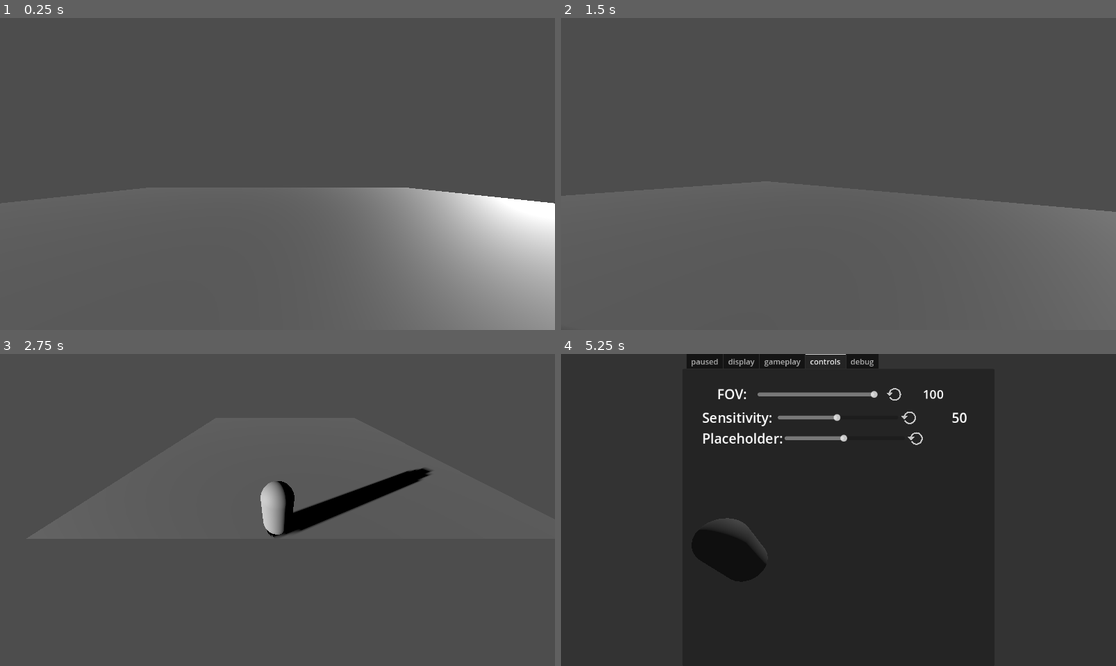
Above: before the commit, frames 1-4 (two rows, left to right).
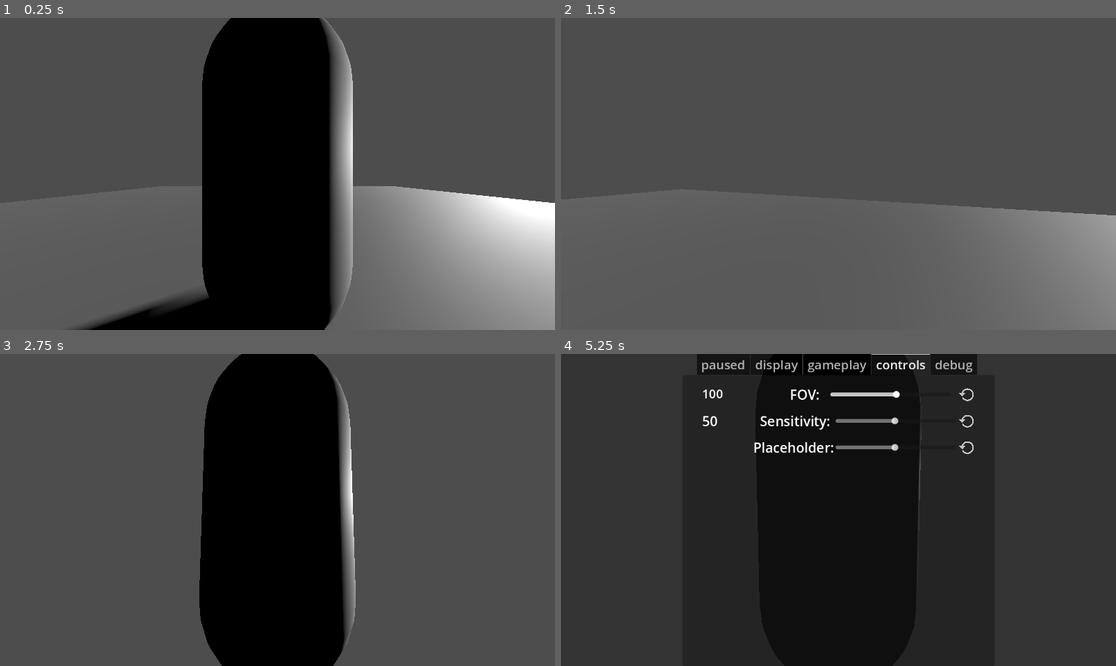
Above: after the commit, the same moments.

Repository: def-sa/delivery-game
Game: Godot game, scene res://scenes/level.tscn
Two runs of this game, one before a commit and one after it. Both use one fixed random seed, a clock stepped at 60 frames per second and the inputs below.
Inputs (mouse positions are in pixels of both pictures, inside the frame that each line leads up to):
- Up to frame 1 (0.25 s): no input
- Up to frame 2 (1.5 s): tap Enter (ui_accept) at 0.5, 0.77 s; move the mouse to (866, 174) at 0.52 s; hold Mouse wheel up (cam_zoom_in, bound only after the commit) 0.53-1.28 s; hold W (forward) from 0.53 s (still down); tap ` (perspective, bound only before the commit) at 0.6 s; move the mouse to (810, 174) at 1.27 s; tap Mouse wheel up (cam_zoom_in, bound only after the commit) at 1.35 s
- Up to frame 3 (2.75 s): keep holding W (forward); tap Enter (ui_accept) at 1.52 s; tap Mouse wheel down (cam_zoom_out, bound only after the commit) at 1.55 s; move the mouse to (288, 503) at 2.02 s; hold Mouse wheel down (cam_zoom_out, bound only after the commit) from 2.03 s (still down); tap ` (perspective, bound only before the commit) at 2.3 s
- Up to frame 4 (5.25 s): move the mouse to (832, 516) at 2.77 s; release Mouse wheel down (cam_zoom_out, bound only after the commit) at 2.78 s; tap ` (perspective, bound only before the commit) at 2.85 s; tap Enter (ui_accept) at 3.02, 3.77, 5 s; tap Mouse wheel up (cam_zoom_in, bound only after the commit) at 3.05 s; move the mouse to (877, 513) at 3.52 s; hold Mouse wheel up (cam_zoom_in, bound only after the commit) 3.53-4.25 s; tap Mouse wheel down (cam_zoom_out, bound only after the commit) at 3.8, 5.1 s; tap Escape (ui_cancel) at 4.15 s; release W (forward) at 4.25 s; click (894, 394) at 4.27 s; move the mouse to (672, 463) at 5.02 s; hold A (left) from 5.03 s (still down)

The runs differ from the first frame. In frame 1, 26% of the frame differs, in the area x 13-100%, y 0-100%; in frame 2, 2.8%; in frame 3, 25%; in frame 4, 4.4%.

Commit message:
camera math sucks
camera fixes, working on save/load file

Diff:
--- a/project.godot
+++ b/project.godot
@@ -19,6 +19,7 @@
 
 Settings="*res://scripts/settings.gd"
 Signalbus="*res://scripts/signalbus.gd"
+Configfilehandler="*res://scripts/configfilehandler.gd"
 
 [input]
 
@@ -42,8 +43,23 @@
 "events": [Object(InputEventKey,"resource_local_to_scene":false,"resource_name":"","device":-1,"window_id":0,"alt_press …(192 unchanged characters)…
 ]
 }
-perspective={
+perspective_toggle={
 "deadzone": 0.5,
 "events": [Object(InputEventKey,"resource_local_to_scene":false,"resource_name":"","device":-1,"window_id":0,"alt_press …(191 unchanged characters)…
 ]
 }
+jump={
+"deadzone": 0.5,
+"events": [Object(InputEventKey,"resource_local_to_scene":false,"resource_name":"","device":-1,"window_id":0,"alt_pressed":false,"shift_pressed":false,"ctrl_pressed":false,"meta_pressed":false,"pressed":false,"keycode":0,"physical_keycode":32,"key_label":0,"unicode":32,"location":0,"echo":false,"script":null)
+]
+}
+cam_zoom_in={
+"deadzone": 0.5,
+"events": [Object(InputEventMouseButton,"resource_local_to_scene":false,"resource_name":"","device":-1,"window_id":0,"alt_pressed":false,"shift_pressed":false,"ctrl_pressed":false,"meta_pressed":false,"button_mask":0,"position":Vector2(0, 0),"global_position":Vector2(0, 0),"factor":1.0,"button_index":4,"canceled":false,"pressed":false,"double_click":false,"script":null)
+]
+}
+cam_zoom_out={
+"deadzone": 0.5,
+"events": [Object(InputEventMouseButton,"resource_local_to_scene":false,"resource_name":"","device":-1,"window_id":0,"alt_pressed":false,"shift_pressed":false,"ctrl_pressed":false,"meta_pressed":false,"button_mask":0,"position":Vector2(0, 0),"global_position":Vector2(0, 0),"factor":1.0,"button_index":5,"canceled":false,"pressed":false,"double_click":false,"script":null)
+]
+}
--- a/scenes/pause.tscn
+++ b/scenes/pause.tscn
@@ -1,9 +1,8 @@
-[gd_scene load_steps=5 format=3 uid="uid://c8qltnyl7h32m"]
+[gd_scene load_steps=4 format=3 uid="uid://c8qltnyl7h32m"]
 
 [ext_resource type="Script" path="res://scripts/pause.gd" id="1_1s7ya"]
 [ext_resource type="Script" path="res://scripts/controls.gd" id="2_8kx3x"]
 [ext_resource type="Texture2D" uid="uid://nptv6fq0n1qk" path="res://assets/reset_arrow.png" id="3_6s7j8"]
-[ext_resource type="Theme" uid="uid://4io2orq0lfor" path="res://themes/ui_theme.tres" id="4_4ced8"]
 
 [node name="pause_menu" type="Control"]
 layout_mode = 3
@@ -43,6 +42,8 @@
 
 [node name="TabContainer" type="TabContainer" parent="MarginContainer/AspectRatioContainer"]
 layout_mode = 2
+theme_override_constants/side_margin = 29
+theme_override_font_sizes/font_size = 26
 current_tab = 3
 
 [node name="paused" type="TabBar" parent="MarginContainer/AspectRatioContainer/TabContainer"]
@@ -70,31 +71,138 @@
 layout_mode = 2
 metadata/_tab_index = 1
 
-[node name="gameplay" type="TabBar" parent="MarginContainer/AspectRatioContainer/TabContainer"]
-visible = false
-layout_mode = 2
-metadata/_tab_index = 2
-
-[node name="controls" type="TabBar" parent="MarginContainer/AspectRatioContainer/TabContainer"]
-layout_mode = 2
-script = ExtResource("2_8kx3x")
-metadata/_tab_index = 3
-
-[node name="VBoxContainer" type="VBoxContainer" parent="MarginContainer/AspectRatioContainer/TabContainer/controls"]
+[node name="VBoxContainer3" type="VBoxContainer" parent="MarginContainer/AspectRatioContainer/TabContainer/display"]
 layout_mode = 1
 anchors_preset = 5
 anchor_left = 0.5
 anchor_right = 0.5
 offset_left = -283.0
-offset_top = 28.0
+offset_top = 21.0
 offset_right = 283.0
-offset_bottom = 164.0
-grow_horizontal = 2
+offset_bottom = 170.0
+grow_horizontal = 2
+theme_override_constants/separation = 16
+
+[node name="Placeholder Slider" type="HBoxContainer" parent="MarginContainer/AspectRatioContainer/TabContainer/display/VBoxContainer3"]
+layout_mode = 2
+
+[node name="value2" type="Label" parent="MarginContainer/AspectRatioContainer/TabContainer/display/VBoxContainer3/Placeholder Slider"]
+custom_minimum_size = Vector2(100, 0)
+layout_mode = 2
+size_flags_horizontal = 0
+horizontal_alignment = 2
+
+[node name="name2" type="Label" parent="MarginContainer/AspectRatioContainer/TabContainer/display/VBoxContainer3/Placeholder Slider"]
+custom_minimum_size = Vector2(100, 0)
+layout_mode = 2
+size_flags_horizontal = 0
+theme_override_font_sizes/font_size = 28
+text = "Placeholder:"
+horizontal_alignment = 2
+
+[node name="slider2" type="HSlider" parent="MarginContainer/AspectRatioContainer/TabContainer/display/VBoxContainer3/Placeholder Slider"]
+custom_minimum_size = Vector2(250, 0)
+layout_mode = 2
+size_flags_vertical = 1
+min_value = 1.0
+step = 0.001
+value = 50.0
+rounded = true
+
+[node name="default_btn" type="TextureButton" parent="MarginContainer/AspectRatioContainer/TabContainer/display/VBoxContainer3/Placeholder Slider"]
+modulate = Color(0.764706, 0.764706, 0.764706, 1)
+show_behind_parent = true
+clip_children = 2
+custom_minimum_size = Vector2(35, 35)
+layout_direction = 1
+layout_mode = 2
+texture_normal = ExtResource("3_6s7j8")
+ignore_texture_size = true
+stretch_mode = 5
+flip_h = true
+
+[node name="gameplay" type="TabBar" parent="MarginContainer/AspectRatioContainer/TabContainer"]
+visible = false
+layout_mode = 2
+metadata/_tab_index = 2
+
+[node name="VBoxContainer2" type="VBoxContainer" parent="MarginContainer/AspectRatioContainer/TabContainer/gameplay"]
+visible = false
+layout_mode = 2
+anchor_left = 0.5
+anchor_right = 0.5
+offset_left = 41.0
+offset_top = 59.0
+offset_right = 607.0
+offset_bottom = 208.0
+grow_horizontal = 2
+theme_override_constants/separation = 16
+
+[node name="Placeholder Slider" type="HBoxContainer" parent="MarginContainer/AspectRatioContainer/TabContainer/gameplay/VBoxContainer2"]
+layout_mode = 2
+
+[node name="value2" type="Label" parent="MarginContainer/AspectRatioContainer/TabContainer/gameplay/VBoxContainer2/Placeholder Slider"]
+custom_minimum_size = Vector2(100, 0)
+layout_mode = 2
+size_flags_horizontal = 0
+horizontal_alignment = 2
+
+[node name="name2" type="Label" parent="MarginContainer/AspectRatioContainer/TabContainer/gameplay/VBoxContainer2/Placeholder Slider"]
+custom_minimum_size = Vector2(100, 0)
+layout_mode = 2
+size_flags_horizontal = 0
+theme_override_font_sizes/font_size = 28
+text = "Placeholder:"
+horizontal_alignment = 2
+
+[node name="slider2" type="HSlider" parent="MarginContainer/AspectRatioContainer/TabContainer/gameplay/VBoxContainer2/Placeholder Slider"]
+custom_minimum_size = Vector2(250, 0)
+layout_mode = 2
+size_flags_vertical = 1
+min_value = 1.0
+step = 0.001
+value = 50.0
+rounded = true
+
+[node name="default_btn" type="TextureButton" parent="MarginContainer/AspectRatioContainer/TabContainer/gameplay/VBoxContainer2/Placeholder Slider"]
+modulate = Color(0.764706, 0.764706, 0.764706, 1)
+show_behind_parent = true
+clip_children = 2
+custom_minimum_size = Vector2(35, 35)
+layout_direction = 1
+layout_mode = 2
+texture_normal = ExtResource("3_6s7j8")
+ignore_texture_size = true
+stretch_mode = 5
+flip_h = true
+
+[node name="controls" type="TabBar" parent="MarginContainer/AspectRatioContainer/TabContainer"]
+layout_mode = 2
+script = ExtResource("2_8kx3x")
+metadata/_tab_index = 3
+
+[node name="VBoxContainer" type="VBoxContainer" parent="MarginContainer/AspectRatioContainer/TabContainer/controls"]
+layout_mode = 1
+anchors_preset = 5
+anchor_left = 0.5
+anchor_right = 0.5
+offset_left = -283.0
+offset_top = 21.0
+offset_right = 283.0
+offset_bottom = 266.0
+grow_horizontal = 2
+theme_override_constants/separation = 16
 
 [node name="FOV" type="HBoxContainer" parent="MarginContainer/AspectRatioContainer/TabContainer/controls/VBoxContainer"]
-custom_minimum_size = Vector2(0, 50)
 layout_mode = 2
 theme_override_constants/separation = 15
+
+[node name="slider_value" type="Label" parent="MarginContainer/AspectRatioContainer/TabContainer/controls/VBoxContainer/FOV"]
+custom_minimum_size = Vector2(100, 0)
+layout_mode = 2
+size_flags_horizontal = 3
+size_flags_vertical = 1
+theme_override_font_sizes/font_size = 25
 
 [node name="slider_label" type="Label" parent="MarginContainer/AspectRatioContainer/TabContainer/controls/VBoxContainer/FOV"]
 custom_minimum_size = Vector2(100, 0)
@@ -111,6 +219,7 @@
 layout_mode = 2
 size_flags_vertical = 1
 min_value = 1.0
+max_value = 180.0
 step = 0.001
 value = 50.0
 rounded = true
@@ -127,15 +236,15 @@
 stretch_mode = 5
 flip_h = true
 
-[node name="slider_value" type="Label" parent="MarginContainer/AspectRatioContainer/TabContainer/controls/VBoxContainer/FOV"]
-custom_minimum_size = Vector2(100, 0)
-layout_mode = 2
-size_flags_horizontal = 0
-theme_override_font_sizes/font_size = 25
-horizontal_alignment = 1
-
 [node name="Sensitivity" type="HBoxContainer" parent="MarginContainer/AspectRatioContainer/TabContainer/controls/VBoxContainer"]
 layout_mode = 2
+
+[node name="sens_value" type="Label" parent="MarginContainer/AspectRatioContainer/TabContainer/controls/VBoxContainer/Sensitivity"]
+custom_minimum_size = Vector2(100, 0)
+layout_mode = 2
+size_flags_horizontal = 3
+size_flags_vertical = 1
+theme_override_font_sizes/font_size = 28
 
 [node name="sens_label" type="Label" parent="MarginContainer/AspectRatioContainer/TabContainer/controls/VBoxContainer/Sensitivity"]
 custom_minimum_size = Vector2(100, 0)
@@ -167,18 +276,17 @@
 stretch_mode = 5
 flip_h = true
 
-[node name="sens_value" type="Label" parent="MarginContainer/AspectRatioContainer/TabContainer/controls/VBoxContainer/Sensitivity"]
-custom_minimum_size = Vector2(100, 0)
-layout_mode = 2
-size_flags_horizontal = 0
-theme = ExtResource("4_4ced8")
-theme_override_font_sizes/font_size = 28
-horizontal_alignment = 2
-
-[node name="Placeholder" type="HBoxContainer" parent="MarginContainer/AspectRatioContainer/TabContainer/controls/VBoxContainer"]
-layout_mode = 2
-
-[node name="name2" type="Label" parent="MarginContainer/AspectRatioContainer/TabContainer/controls/VBoxContainer/Placeholder"]
+[node name="Placeholder Slider" type="HBoxContainer" parent="MarginContainer/AspectRatioContainer/TabContainer/controls/VBoxContainer"]
+layout_mode = 2
+
+[node name="value2" type="Label" parent="MarginContainer/AspectRatioContainer/TabContainer/controls/VBoxContainer/Placeholder Slider"]
+custom_minimum_size = Vector2(100, 0)
+layout_mode = 2
+size_flags_horizontal = 3
+size_flags_vertical = 1
+horizontal_alignment = 2
+
+[node name="name2" type="Label" parent="MarginContainer/AspectRatioContainer/TabContainer/controls/VBoxContainer/Placeholder Slider"]
 custom_minimum_size = Vector2(100, 0)
 layout_mode = 2
 size_flags_horizontal = 0
@@ -186,40 +294,36 @@
 text = "Placeholder:"
 horizontal_alignment = 2
 
-[node name="slider2" type="HSlider" parent="MarginContainer/AspectRatioContainer/TabContainer/controls/VBoxContainer/Placeholder"]
-custom_minimum_size = Vector2(250, 0)
-layout_mode = 2
-size_flags_vertical = 1
-min_value = 1.0
-step = 0.001
-value = 50.0
-rounded = true
-
-[node name="default_btn" type="TextureButton" parent="MarginContainer/AspectRatioContainer/TabContainer/controls/VBoxContainer/Placeholder"]
-modulate = Color(0.764706, 0.764706, 0.764706, 1)
-show_behind_parent = true
-clip_children = 2
-custom_minimum_size = Vector2(35, 35)
-layout_direction = 1
-layout_mode = 2
-texture_normal = ExtResource("3_6s7j8")
-ignore_texture_size = true
-stretch_mode = 5
-flip_h = true
-
-[node name="value2" type="Label" parent="MarginContainer/AspectRatioContainer/TabContainer/controls/VBoxContainer/Placeholder"]
-custom_minimum_size = Vector2(100, 0)
-layout_mode = 2
-size_flags_horizontal = 0
-horizontal_alignment = 2
+[node name="slider2" type="HSlider" parent="MarginContainer/AspectRatioContainer/TabContainer/controls/VBoxContainer/Placeholder Slider"]
+custom_minimum_size = Vector2(250, 0)
+layout_mode = 2
+size_flags_vertical = 1
+min_value = 1.0
+step = 0.001
+value = 50.0
+rounded = true
+
+[node name="default_btn" type="TextureButton" parent="MarginContainer/AspectRatioContainer/TabContainer/controls/VBoxContainer/Placeholder Slider"]
+modulate = Color(0.764706, 0.764706, 0.764706, 1)
+show_behind_parent = true
+clip_children = 2
+custom_minimum_size = Vector2(35, 35)
+layout_direction = 1
+layout_mode = 2
+texture_normal = ExtResource("3_6s7j8")
+ignore_texture_size = true
+stretch_mode = 5
+flip_h = true
 
 [node name="debug" type="TabBar" parent="MarginContainer/AspectRatioContainer/TabContainer"]
 visible = false
 layout_mode = 2
 metadata/_tab_index = 4
 
+[connection signal="pressed" from="MarginContainer/AspectRatioContainer/TabContainer/display/VBoxContainer3/Placeholder Slider/default_btn" to="MarginContainer/AspectRatioContainer/TabContainer/controls" method="_fov_default_pressed"]
+[connection signal="pressed" from="MarginContainer/AspectRatioContainer/TabContainer/gameplay/VBoxContainer2/Placeholder Slider/default_btn" to="MarginContainer/AspectRatioContainer/TabContainer/controls" method="_fov_default_pressed"]
 [connection signal="value_changed" from="MarginContainer/AspectRatioContainer/TabContainer/controls/VBoxContainer/FOV/fov_slider" to="MarginContainer/AspectRatioContainer/TabContainer/controls" method="_fov_slider_changed"]
 [connection signal="pressed" from="MarginContainer/AspectRatioContainer/TabContainer/controls/VBoxContainer/FOV/default_btn" to="MarginContainer/AspectRatioContainer/TabContainer/controls" method="_fov_default_pressed"]
 [connection signal="value_changed" from="MarginContainer/AspectRatioContainer/TabContainer/controls/VBoxContainer/Sensitivity/sens_slider" to="MarginContainer/AspectRatioContainer/TabContainer/controls" method="_sensitivity_slider_changed"]
 [connection signal="pressed" from="MarginContainer/AspectRatioContainer/TabContainer/controls/VBoxContainer/Sensitivity/default_btn" to="MarginContainer/AspectRatioContainer/TabContainer/controls" method="_sensitivity_default_pressed"]
-[connection signal="pressed" from="MarginContainer/AspectRatioContainer/TabContainer/controls/VBoxContainer/Placeholder/default_btn" to="MarginContainer/AspectRatioContainer/TabContainer/controls" method="_fov_default_pressed"]
+[connection signal="pressed" from="MarginContainer/AspectRatioContainer/TabContainer/controls/VBoxContainer/Placeholder Slider/default_btn" to="MarginContainer/AspectRatioContainer/TabContainer/controls" method="_fov_default_pressed"]
--- a/scenes/player.tscn
+++ b/scenes/player.tscn
@@ -17,7 +17,11 @@
 [node name="CollisionShape3D" type="CollisionShape3D" parent="."]
 shape = SubResource("ConvexPolygonShape3D_muvos")
 
-[node name="camerapivot" type="Node3D" parent="."]
+[node name="camera_pivot" type="Node3D" parent="."]
 
-[node name="Camera3D" type="Camera3D" parent="camerapivot"]
-transform = Transform3D(1, 0, 0, 0, 1, 0, 0, 0, 1, 0.00256252, 0.00568557, 0.00013876)
+[node name="spring_arm_3d" type="SpringArm3D" parent="camera_pivot"]
+
+[node name="spring_position" type="Node3D" parent="camera_pivot/spring_arm_3d"]
+
+[node name="camera" type="Camera3D" parent="camera_pivot/spring_arm_3d"]
+transform = Transform3D(1, 0, 0, 0, 1, 0, 0, 0, 1, 0, 0.819165, 0)
--- /dev/null
+++ b/scripts/configfilehandler.gd
@@ -0,0 +1,48 @@
+extends Node
+
+var config = ConfigFile.new()
+const SETTINGS_FILE_PATH = "res://settings.ini"
+
+
+# Called when the node enters the scene tree for the first time.
+func _ready() -> void:
+	if !FileAccess.file_exists(SETTINGS_FILE_PATH):
+		config.set_value("key", "forward", "W")
+		config.set_value("key", "left", "A")
+		config.set_value("key", "back", "S")
+		config.set_value("key", "right", "D")
+		config.set_value("key", "perspective", "`")
+		config.set_value("key", "interact", "E")
+		config.set_value("key", "sprint", "SHIFT")
+		config.set_value("key", "ui_cancel", "ESC")
+
+		config.set_value("video", "fullscreen", false)
+		config.set_value("video", "subtitles", false)
+
+		config.set_value("audio", "master_volume", 1.0)
+		config.set_value("audio", "sfx_volume", 1.0)
+		config.set_value("audio", "dialogue_volume", 1.0)
+
+		config.save(SETTINGS_FILE_PATH)
+	else:
+		config.load(SETTINGS_FILE_PATH)
+
+
+func save_video_settings(key: String, value):
+	config.set_value("video", key, value)
+	config.save(SETTINGS_FILE_PATH)
+
+func save_audio_setting(key: String, value):
+	config.set_value("audio", key, value)
+	config.save(SETTINGS_FILE_PATH)
+
+func load_video_settings():
+	var video_settings = {}
+	for key in config.get_section_keys("video"):
+		video_settings[key] = config.get_value("video", key)
+	return video_settings
+
+func load_audio_settings():
+	var audio_settings = {}
+	for key in config.get_section_keys("audio"):
+		audio_settings[key] = config.get_value("audio", key)
--- a/scripts/player.gd
+++ b/scripts/player.gd
@@ -1,55 +1,29 @@
 extends CharacterBody3D
-
 
 const SPEED = 5.0
 const JUMP_VELOCITY = 4.5
-var camera_mode = "first"
 
+@onready var camera_pivot = $camera_pivot
+@onready var spring_arm = $camera_pivot/spring_arm_3d
+@onready var spring_position = $camera_pivot/spring_arm_3d/spring_position
+@onready var camera = $camera_pivot/spring_arm_3d/camera
 
-@onready var player := $"."
-@onready var pivot := $camerapivot
-@onready var camera := $camerapivot/Camera3D
-
-
-func _process(delta: float) -> void:
-
-	camera.fov = Settings.camera_fov
-
-	if Input.is_action_just_pressed("perspective"):
-		match camera_mode:
-			"first":
-				print("first")
-				$camerapivot.position.y = 0
-				$camerapivot.position.z = 0
-				camera_mode = "second"
-			"second":
-				print("second")
-				$camerapivot.position.y = 3
-				$camerapivot.position.z = -3
-				camera.look_at(player.global_transform.origin)
-				camera_mode = "third"
-			"third":
-				print("third")
-				$camerapivot.position.y = 3
-				$camerapivot.position.z = 3
-				camera.look_at(player.global_transform.origin)
-				camera_mode = "first"
-
+#
+## mouse properties
+#var mouse_control = false
+#var mouse_sensitivity = 0.005
+#var invert_y = false
+#var invert_x = false
+#
+## zoom settings
+#var max_zoom = 3.0
+#var min_zoom = 0.4
+#var zoom_speed = 0.09
+#
+#var zoom = 1.5
 
 func _ready() -> void:
 	Input.set_mouse_mode(Input.MOUSE_MODE_CAPTURED)
-
-
-func _unhandled_input(event: InputEvent) -> void:
-		if event is InputEventMouseMotion:
-			#if event.relative.x != 0:
-				#pivot.rotate_object_local(Vector3.UP, event.relative.x * Settings.sensitivity)
-			#if event.relative.y != 0:
-				#pivot.rotate_object_local(Vector3.RIGHT, event.relative.y * Settings.sensitivity)
-			pivot.rotate_y(-event.relative.x * Settings.sensitivity/5000)
-			camera.rotate_x(-event.relative.y * Settings.sensitivity/5000)
-			camera.rotation.x = clamp(camera.rotation.x, deg_to_rad(-85), deg_to_rad(85))
-
 
 func _physics_process(delta: float) -> void:
 	# Add the gravity.
@@ -60,10 +34,11 @@
 	if Input.is_action_just_pressed("ui_accept") and is_on_floor():
 		velocity.y = JUMP_VELOCITY
 
-	# Get the input direction and handle the movement/deceleration.
-	# As good practice, you should replace UI actions with custom gameplay actions.
+	#handle mmovement
 	var input_dir := Input.get_vector("left", "right", "forward", "back")
-	var direction = (pivot.transform.basis * Vector3(input_dir.x, 0, input_dir.y)).normalized()
+	var direction = Vector3(input_dir.x, 0, input_dir.y).normalized()
+	direction = direction.rotated(Vector3.UP, camera.global_rotation.y)
+
 	if direction:
 		velocity.x = direction.x * SPEED
 		velocity.z = direction.z * SPEED
@@ -72,3 +47,30 @@
 		velocity.z = move_toward(velocity.z, 0, SPEED)
 
 	move_and_slide()
+
+
+
+func _process(delta: float) -> void:
+	camera.fov = Settings.camera_fov
+
+
+
+func _unhandled_input(event: InputEvent) -> void:
+	if event is InputEventMouseMotion and Input.mouse_mode == Input.MOUSE_MODE_CAPTURED:
+
+		camera_pivot.rotation.y -= event.relative.x * Settings.sensitivity/10000.0
+		camera_pivot.rotation.y = wrapf(camera_pivot.rotation.y, 0.0, TAU)
+
+		camera_pivot.rotation.x -= event.relative.y * Settings.sensitivity/10000.0
+		# -PI/2 = min vertical angle, PI/4 = max vertical angle
+		camera_pivot.rotation.x = clamp(camera_pivot.rotation.x, -PI/2, PI/4)
+	if event.is_action_pressed("cam_zoom_in"):
+		spring_arm.spring_length -= 1
+	if event.is_action_pressed("cam_zoom_out"):
+		spring_arm.spring_length += 1
+
+		if event.is_action_pressed("perspective_toggle"):
+			if Input.mouse_mode == Input.MOUSE_MODE_CAPTURED:
+				Input.set_mouse_mode(Input.MOUSE_MODE_VISIBLE)
+			else:
+				Input.set_mouse_mode(Input.MOUSE_MODE_CAPTURED)
--- a/scripts/settings.gd
+++ b/scripts/settings.gd
@@ -3,7 +3,7 @@
 var camera_fov:int = 100
 var default_camera_fov
 
-var sensitivity = 50
+var sensitivity:float = 50.0
 var default_sensitivity
 
 func _ready() -> void:
@@ -17,7 +17,6 @@
 	default_camera_fov = camera_fov
 
 func _update_fov(is_default, value):
-	print(is_default, value)
 	if is_default:
 		camera_fov = default_camera_fov
 	else:
@@ -30,7 +29,6 @@
 	default_sensitivity = sensitivity
 
 func _update_sensitivity(is_default, value):
-	print(is_default, value)
 	if is_default:
 		sensitivity = default_sensitivity
 	else:
--- a/themes/ui_theme.tres
+++ /dev/null
@@ -1,3 +0,0 @@
-[gd_resource type="Theme" format=3 uid="uid://4io2orq0lfor"]
-
-[resource]
Renamed: main.tscn -> scenes/main.tscn
Not shown, added: settings.ini
Not shown, changed: .gitignore
Not shown, changed: README.md
